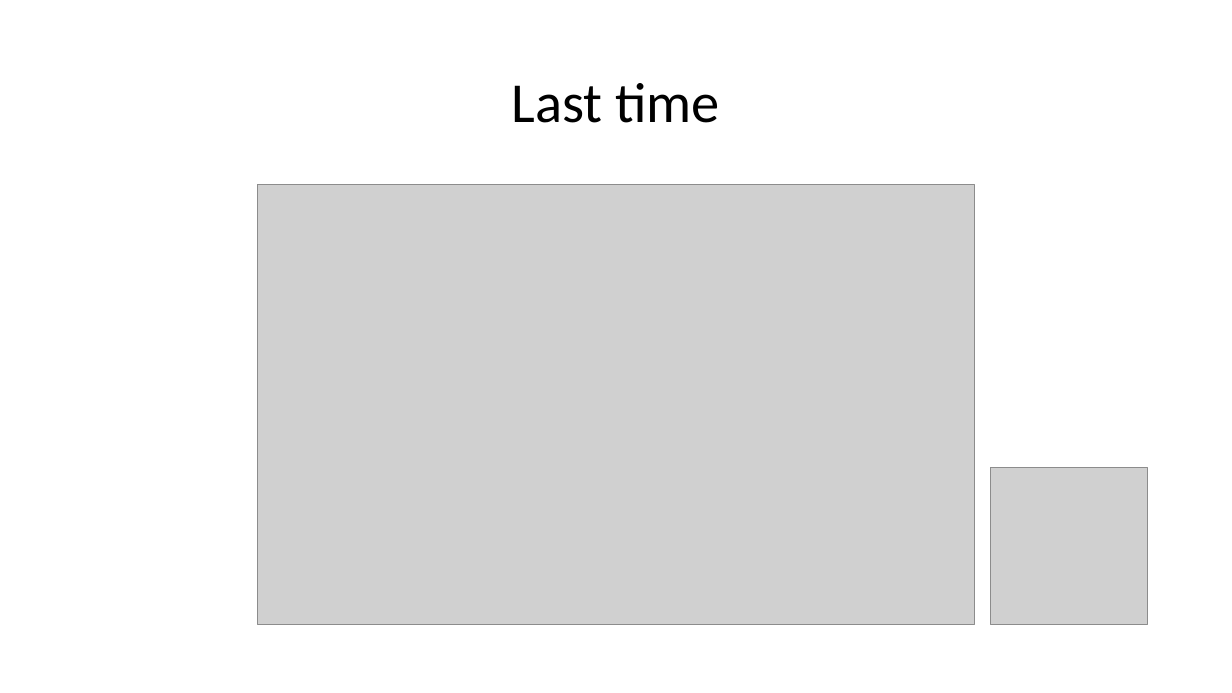
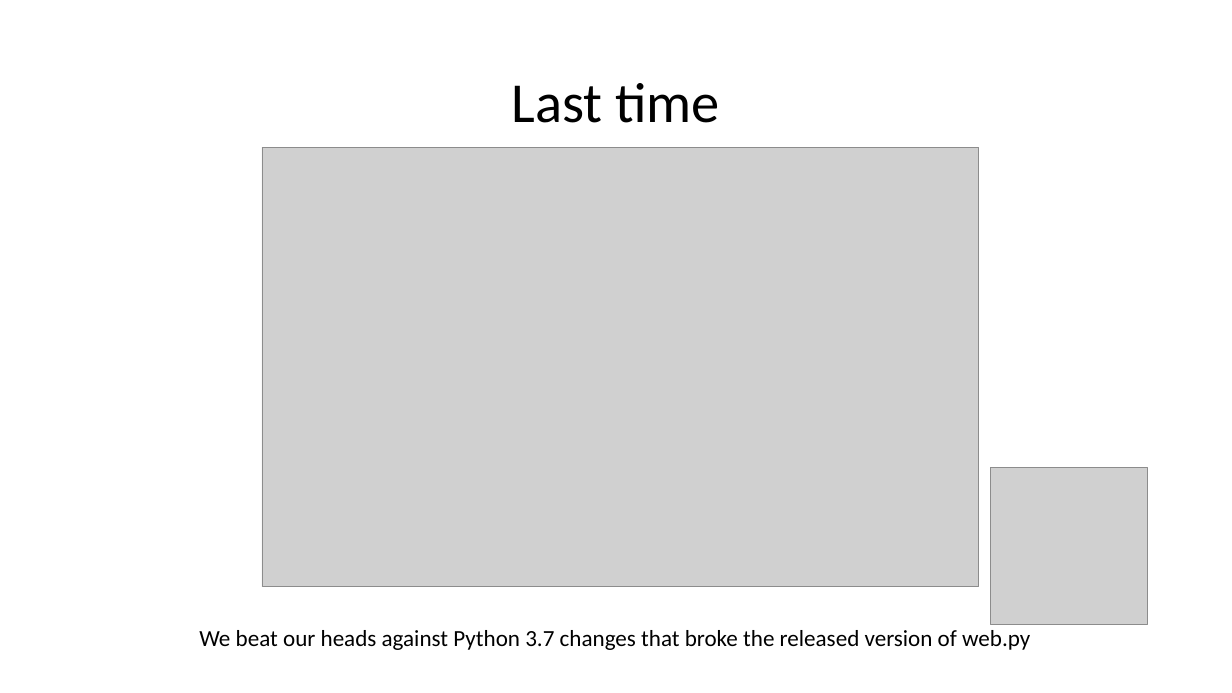
Before and after one commit to wilkotom/python_examples, a slide deck: slide 2 of Python Level 2/Lesson 7/Session 7.pptx. Drawn at 1232x693 pixels with LibreOffice and Linux fonts; fonts in the diff are those of the drawing; grey boxes stand for pictures. Boxes give left, top, right and bottom in pixels: in the first picture for what was removed or moved away, otherwise in the second. Text is boxed around its words. In the diff, an @@ line names an element or a change of style, - is before the commit and + after.

Commit message:
Changes for Python 3, aded an intermediary step to show how to go from pattern match to data in URL

```diff
--- a/Python Level 2/Lesson 7/Session 7.pptx
+++ b/Python Level 2/Lesson 7/Session 7.pptx
@@ picture: place and size @@
-picture at bbox=[258, 185, 975, 625]
+picture at bbox=[262, 147, 980, 587]
@@ text added at bbox=[199, 630, 1030, 650], 18 pt, text #000000 @@
+We beat our heads against Python 3.7 changes that broke the released version of web.py
```
Also in this commit, not shown: 4 other slides changed, 2 slides added.
